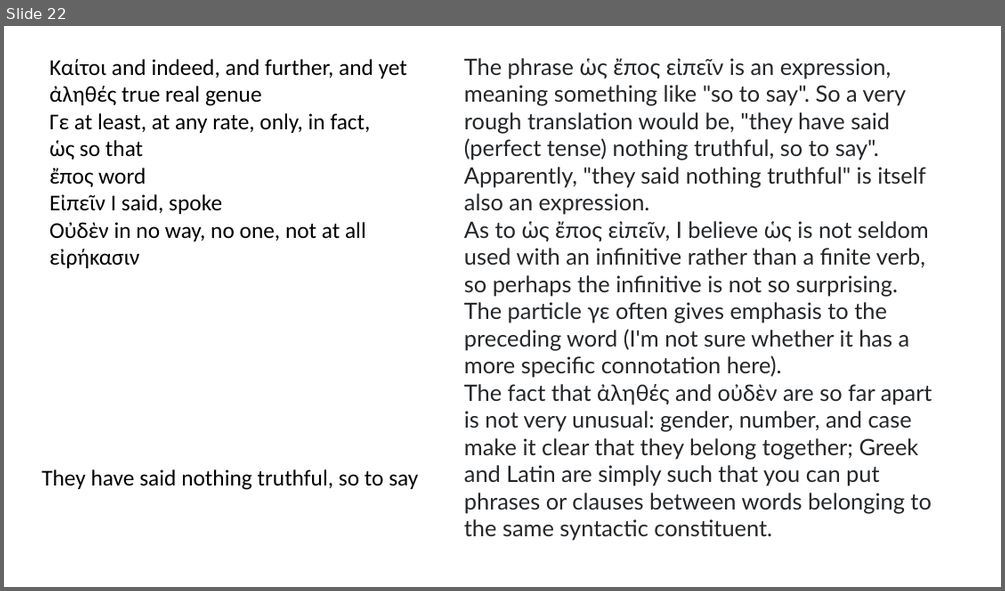
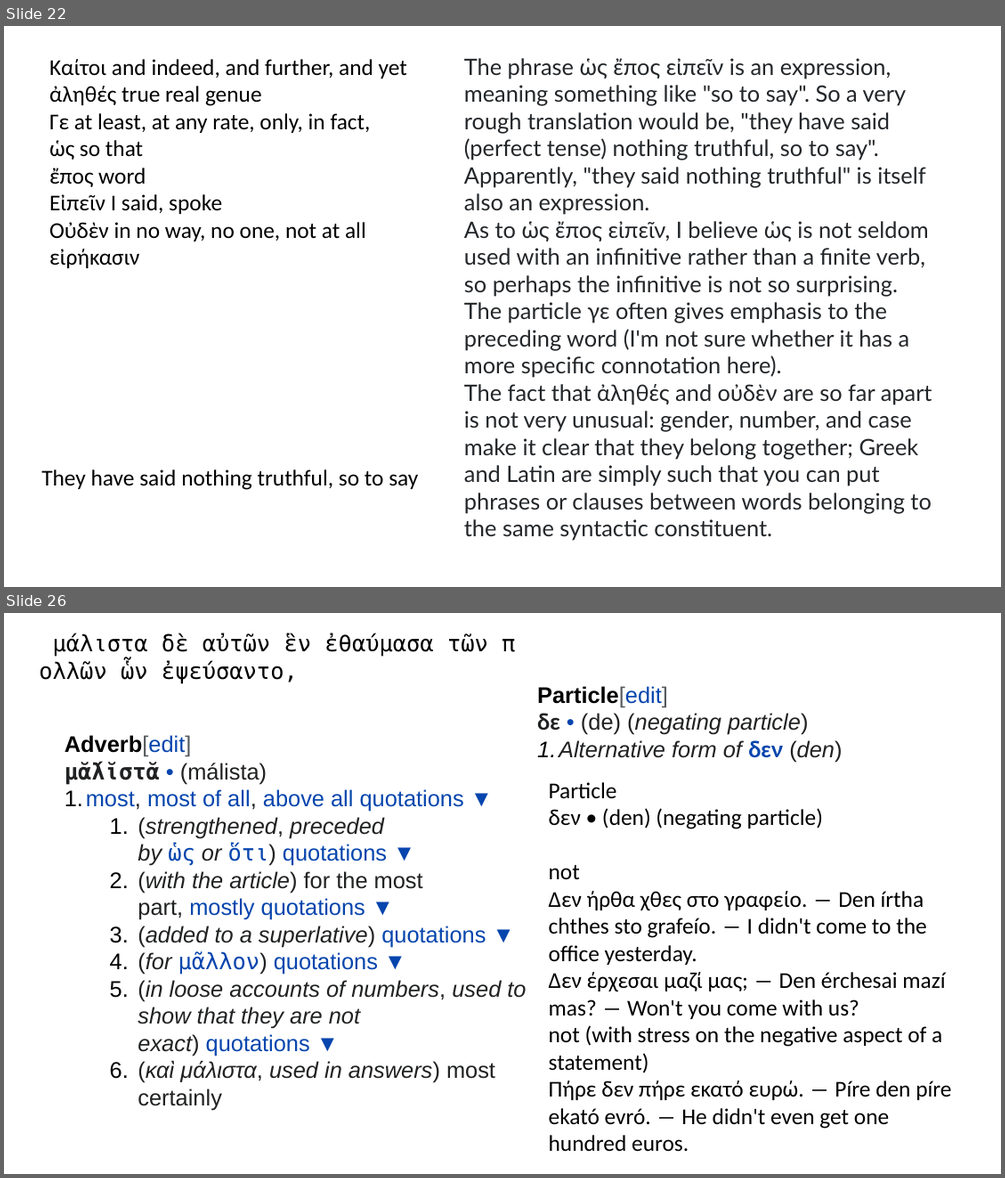
Before and after one commit to kommunikativenHandelns/Hellenike, a slide deck: plato_apology.odp. Shown one above the other, each under a label of ours: slide 22 before the commit, slides 22 and 26 after it; the slides between them are not shown. The pictures are 1005x591 and 1005x1178 pixels, drawn with LibreOffice and Linux fonts; fonts in the diff are those of the drawing. Boxes give left, top, right and bottom in pixels: in the first picture for what was removed or moved away, otherwise in the second. Text is boxed around its words. In the diff, an @@ line names an element or a change of style, - is before the commit and + after.

```diff
--- a/plato_apology.odp
+++ b/plato_apology.odp
@@ slide 26 added at [4,613,1001,1174], background #FFFFFF @@
@@ free added at [30,625,528,688], 18 pt, text #000000 @@
+μάλιστα δὲ αὐτῶν ἓν ἐθαύμασα τῶν πολλῶν ὧν ἐψεύσαντο,
@@ free added at [528,676,1001,767], 18 pt, text #202122, italic @@
+Particle[edit]
+δε • (de) (negating particle)
+1. Alternative form of δεν (den)
@@ free added at [56,726,554,1143], 18 pt, text #202122 @@
+Adverb[edit]
+μᾰ́λῐστᾰ • (málista)
+1. most, most of all, above all quotations ▼
+  1. (strengthened, preceded by ὡς or ὅτι) quotations ▼
+  2. (with the article) for the most part, mostly quotations ▼
+  3. (added to a superlative) quotations ▼
+  4. (for μᾶλλον) quotations ▼
+  5. (in loose accounts of numbers, used to show that they are not exact) quotations ▼
+  6. (καὶ μάλιστα, used in answers) most certainly
@@ free added at [540,771,965,1160], 18 pt, text #000000 @@
+Particle
+δεν • (den) (negating particle)
+not
+Δεν ήρθα χθες στο γραφείο. ― Den írtha chthes sto grafeío. ― I didn't come to the office yesterday.
+Δεν έρχεσαι μαζί μας; ― Den érchesai mazí mas? ― Won't you come with us?
+not (with stress on the negative aspect of a statement)
+Πήρε δεν πήρε εκατό ευρώ. ― Píre den píre ekató evró. ― He didn't even get one hundred euros.
```
Also in this commit, not shown: 1 slide changed, 7 other slides added, 1 other file.
